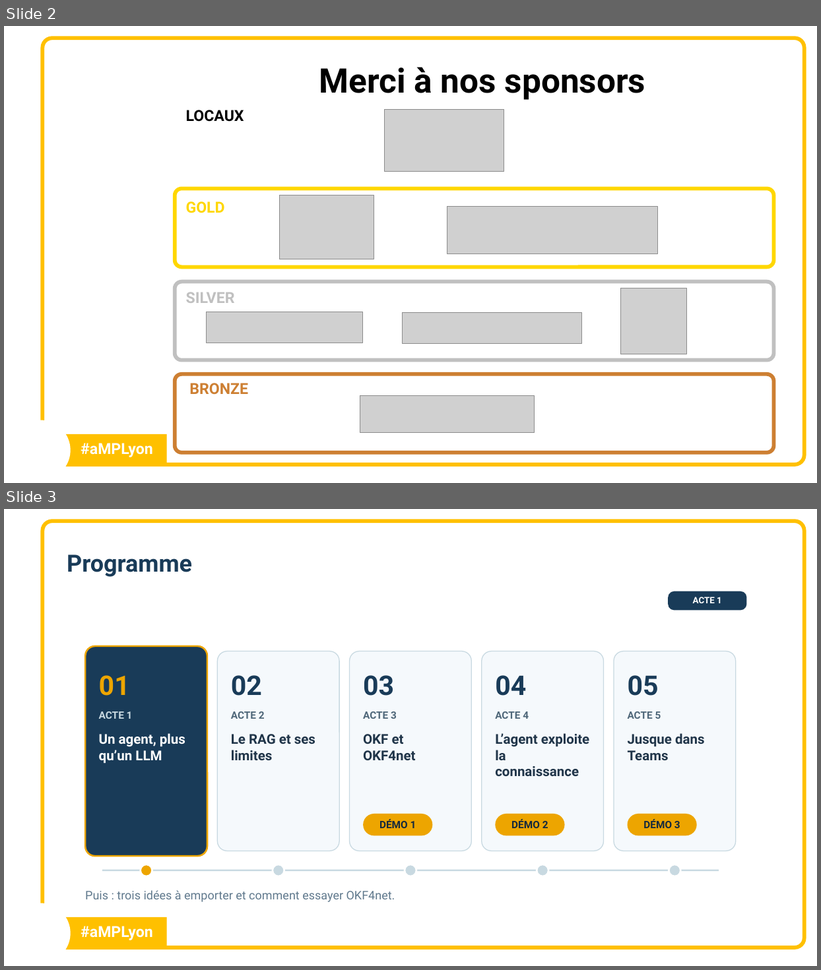
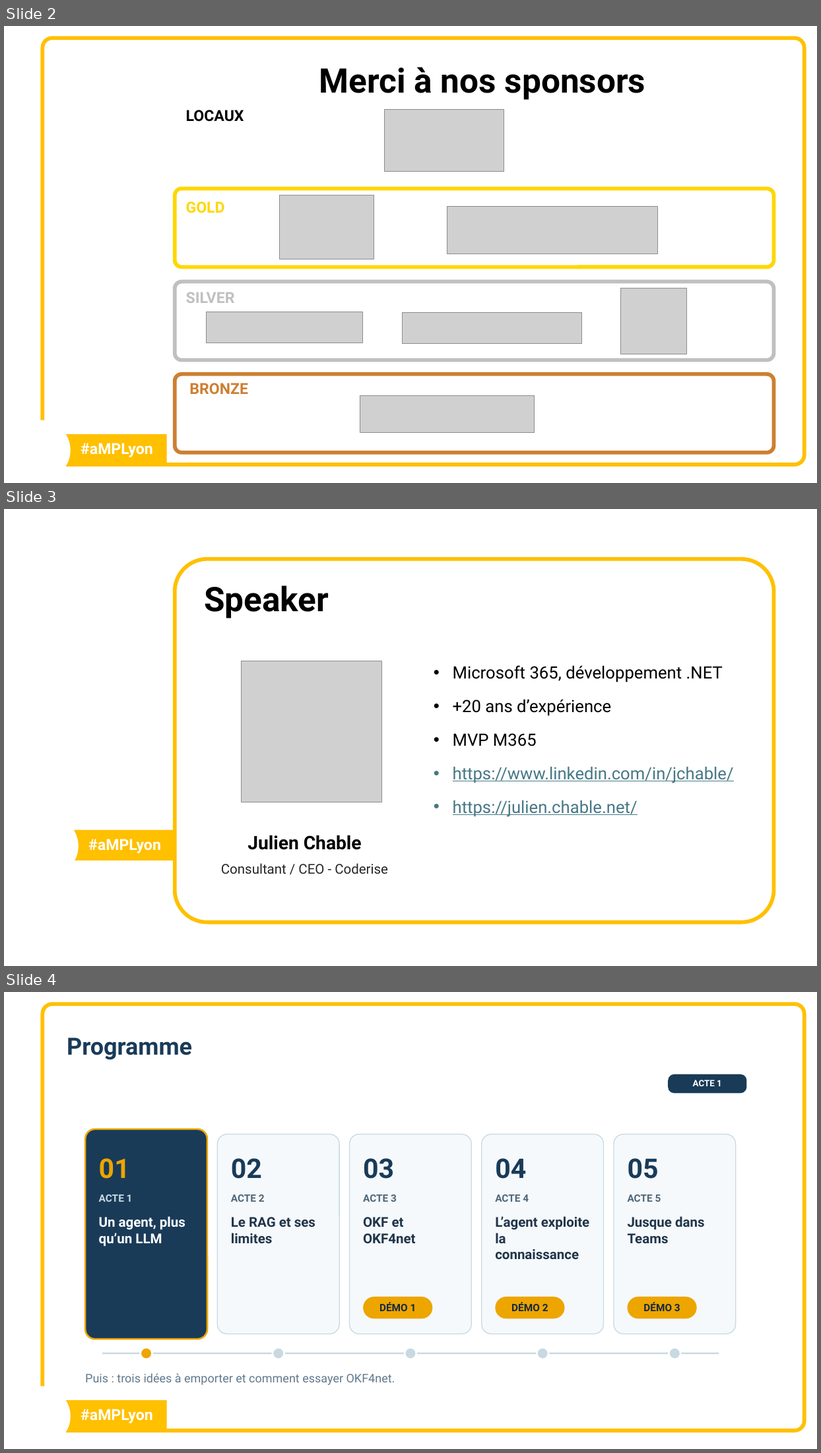
Before and after one commit to jchable/amp-okf-construire-cerveau-agent, a slide deck: slides/aMP-Lyon-Construire le cerveau de vos agents IA v2.pptx. Shown one above the other, each under a label of ours: slides 2 and 3 before the commit, slides 2, 3 and 4 after it. The pictures are 821x970 and 821x1453 pixels, drawn with LibreOffice and Linux fonts; fonts in the diff are those of the drawing; grey boxes stand for pictures; background and template pictures are left out. Boxes give left, top, right and bottom in pixels: in the first picture for what was removed or moved away, otherwise in the second. Text is boxed around its words. In the diff, an @@ line names an element or a change of style, - is before the commit and + after.

```diff
--- a/slides/aMP-Lyon-Construire le cerveau de vos agents IA v2.pptx
+++ b/slides/aMP-Lyon-Construire le cerveau de vos agents IA v2.pptx
@@ slide 3 added at (x1=4, y1=509, x2=817, y2=966), background picture (left out) @@
@@ rounded rectangle added at (x1=175, y1=559, x2=774, y2=923), fill #FFFFFF at 75% opacity, outline #FFC000 4.5 pt @@
@@ text added at (x1=204, y1=586, x2=329, y2=619), 40 pt, text #000000, bold @@
+Speaker
@@ picture added at (x1=242, y1=661, x2=382, y2=803) @@
@@ text added at (x1=453, y1=665, x2=734, y2=817), 20 pt, text #467886, underline @@
+• Microsoft 365, développement .NET
+• +20 ans d’expérience
+• MVP M365
+• https://www.linkedin.com/in/jchable/
+• https://julien.chable.net/
@@ ellipse added at (x1=18, y1=817, x2=79, y2=877), fill #FFFFFF @@
@@ rectangle added at (x1=72, y1=830, x2=175, y2=861), fill #FFC000 @@
@@ text added at (x1=88, y1=839, x2=161, y2=854), 18 pt, text #FFFFFF, bold @@
+#aMPLyon
@@ text added at (x1=221, y1=835, x2=388, y2=874), 16 pt, text #262626 @@
+Julien Chable
+Consultant / CEO - Coderise
@@ what was slide 3 is now slide 4 @@
```
Also in this commit, not shown: 2 slides changed.
